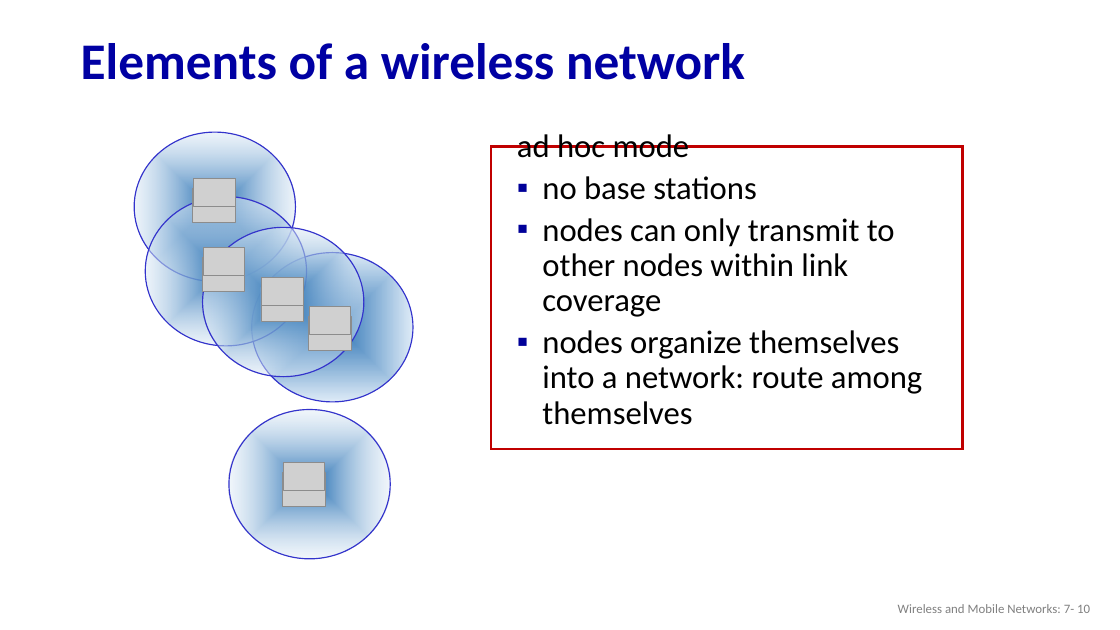
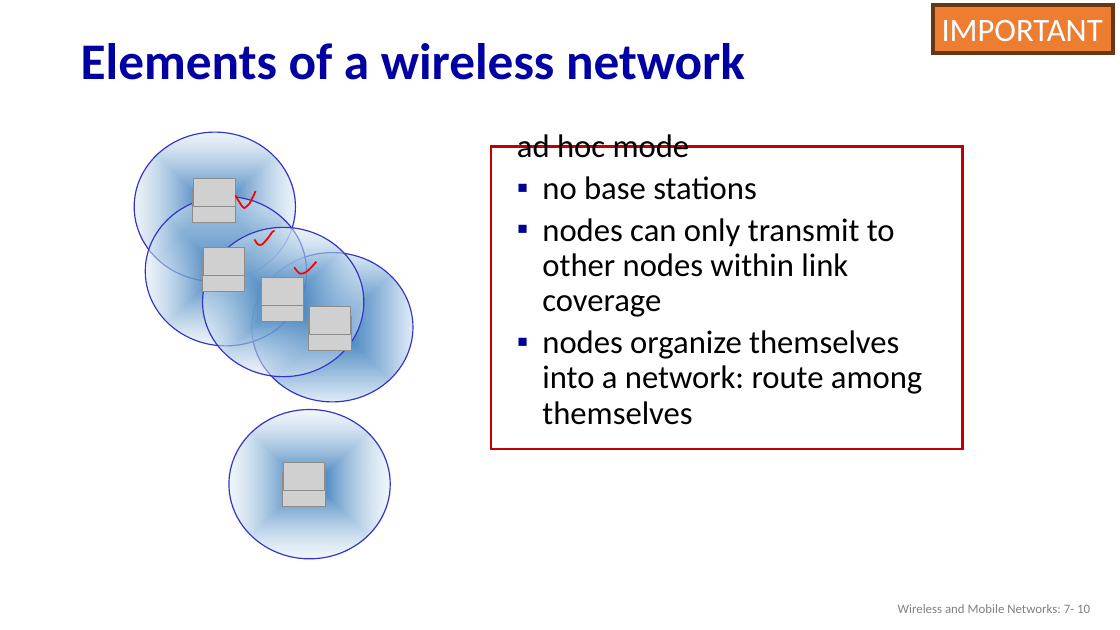
Before and after one commit to guhofstra/CSC175, a slide deck: slide 10 of PPTs/7.1 Wireless.pptx. Drawn at 1120x630 pixels with LibreOffice and Linux fonts; fonts in the diff are those of the drawing; grey boxes stand for pictures. Boxes give left, top, right and bottom in pixels: in the first picture for what was removed or moved away, otherwise in the second. Text is boxed around its words. In the diff, an @@ line names an element or a change of style, - is before the commit and + after.

```diff
--- a/PPTs/7.1 Wireless.pptx
+++ b/PPTs/7.1 Wireless.pptx
@@ rectangle added at (933, 5, 1113, 53), fill #ED7D31, outline #683715 3 pt, 28 pt, text #FFFFFF @@
+IMPORTANT
@@ freeform shape added at (235, 192, 255, 208), outline #FF0000 1.5 pt @@
@@ freeform shape added at (255, 230, 274, 245), outline #FF0000 1.5 pt @@
@@ freeform shape added at (294, 262, 316, 274), outline #FF0000 1.5 pt @@
```
Also in this commit, not shown: 23 other slides changed, 1 slide added, 1 other file.
